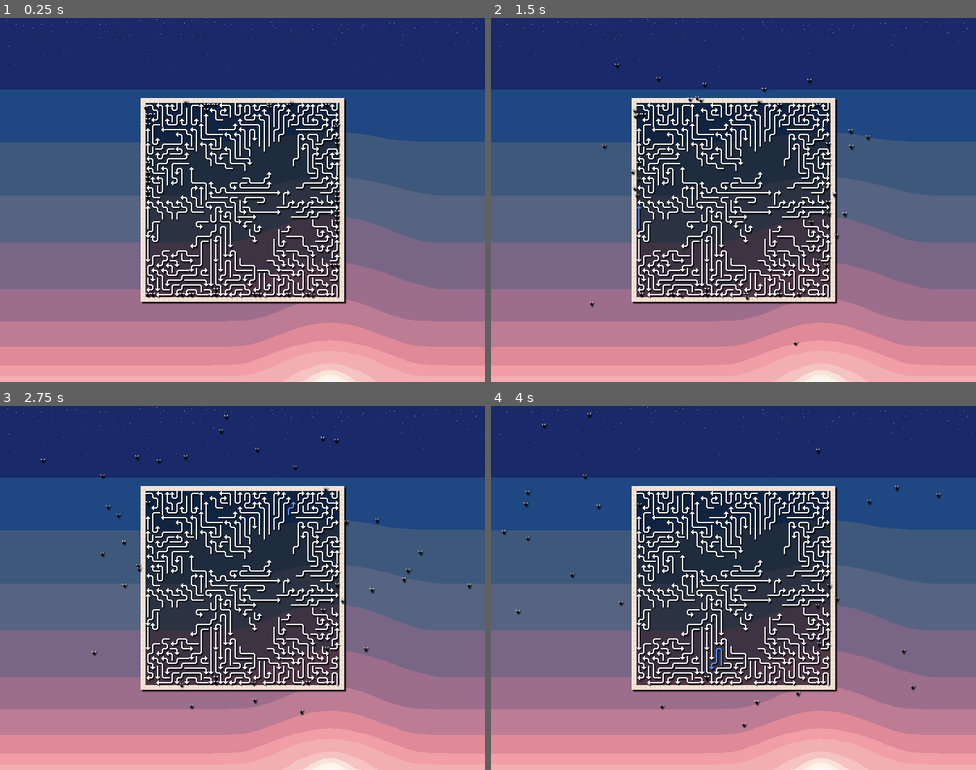
Above: before the commit, frames 1-4 (two rows, left to right).
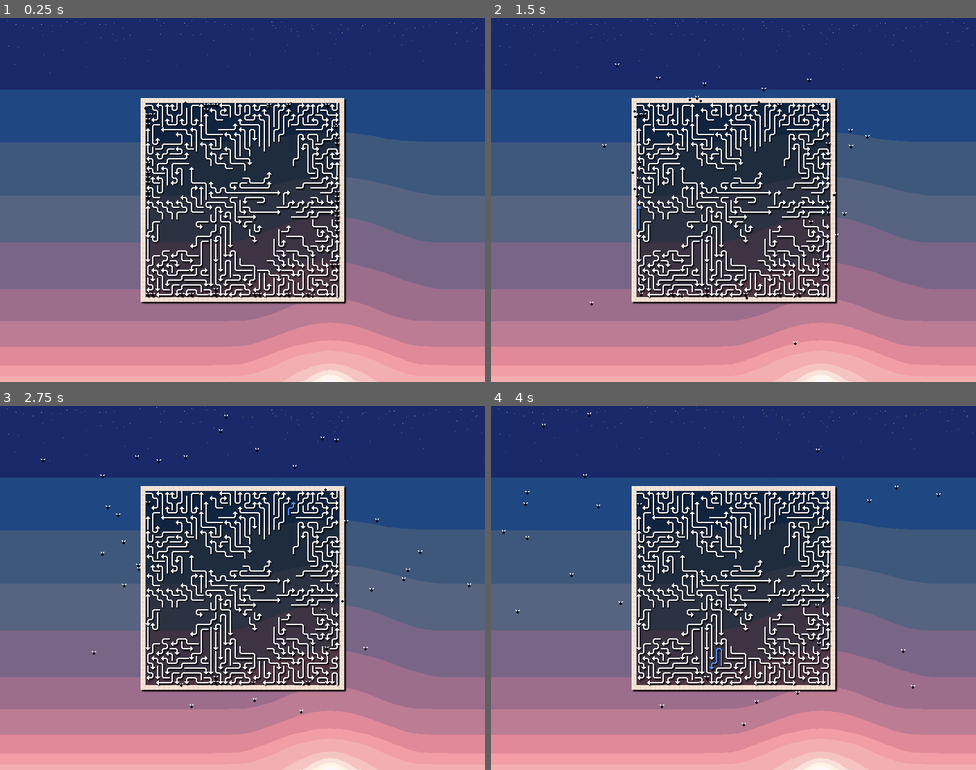
Above: after the commit, the same moments.

Repository: paulguy/arrow-game
Game: Godot game, scene res://game.tscn
Same seed, same stepped clock (60 frames per second), same inputs: the game is played once before the commit and once after it.
Inputs (mouse positions are in pixels of both pictures, inside the frame that each line leads up to):
- Up to frame 1 (0.25 s): no input
- Up to frame 2 (1.5 s): move the mouse to (840, 181) at 0.52 s; click (840, 181) at 0.67 s; move the mouse to (636, 218) at 1.27 s; click (636, 218) at 1.42 s
- Up to frame 3 (2.75 s): move the mouse to (291, 507) at 2.02 s; click (291, 507) at 2.17 s
- Up to frame 4 (4 s): move the mouse to (709, 660) at 2.77 s; click (709, 660) at 2.92 s; move the mouse to (879, 642) at 3.52 s; click (879, 642) at 3.67 s

The runs differ from the first frame. In frame 1, less than 0.1% of the frame differs, in the area x 29-71%, y 22-78%; in frame 2, 0.3%; in frame 3, 0.3%, in the area x 8-98%, y 2-85%; in frame 4, 0.2%.

Commit message:
Separate flies from arrow viewport.
Makes it so the flies look more like they're flying away.

Diff:
--- a/ArrowView.gd
+++ b/ArrowView.gd
@@ -2,7 +2,8 @@
 
 const FLY_CHANCE : float = 0.01
 
-@onready var tile_map : TileMapLayer = $"ArrowTileMap"
+@onready var tile_map : TileMapLayer = $"SubViewport/ArrowTileMap"
+@onready var coll_tile_map : TileMapLayer = $"Arrow Collision TileMap"
 var fly_res : Resource = preload("res://fly.tscn")
 
 var arrow_map : ArrowMap
@@ -12,13 +13,19 @@
 var offscreen_snake : Snake = null
 var offscreen_overhang : int
 var astar : AStarGrid2D
+var tile_size : Vector2i
+
+func _ready():
+	tile_size = tile_map.tile_set.tile_size
 
 func make_map(size : Vector2i):
-	position = (get_viewport_rect().end - Vector2(size * tile_map.tile_set.tile_size)) / 2.0
+	position = (get_viewport_rect().end - Vector2(size * tile_size)) / 2.0
+	tile_map.position = position
 	if arrow_map != null:
 		arrow_map.free()
 	arrow_map = ArrowMap.new(size, 3, 10)
 	arrow_map.apply_map_full(tile_map)
+	arrow_map.apply_map_full(coll_tile_map)
 
 	astar = AStarGrid2D.new()
 	#astar.cell_size = Vector2.ONE
@@ -34,15 +41,19 @@
 
 func set_snake_column(snake : Snake, column : int):
 	var pos : Vector2i = snake.pos
-	tile_map.set_cell(pos, 0, Vector2i(column, tile_map.get_cell_atlas_coords(pos).y))
+	var y : int = tile_map.get_cell_atlas_coords(pos).y
+	tile_map.set_cell(pos, 0, Vector2i(column, y))
+	coll_tile_map.set_cell(pos, 0, Vector2i(column, y))
 	for towards in snake.nextTowards:
 		pos += ArrowMap.UPDATE_POS[towards]
-		tile_map.set_cell(pos, 0, Vector2i(column, tile_map.get_cell_atlas_coords(pos).y))
+		y = tile_map.get_cell_atlas_coords(pos).y
+		tile_map.set_cell(pos, 0, Vector2i(column, y))
+		coll_tile_map.set_cell(pos, 0, Vector2i(column, y))
 
 func click_snake(pos : Vector2):
 	if active_snake == null and \
 	   offscreen_snake == null:
-		var snake_idx : int = arrow_map.select_snake(pos / Vector2(tile_map.tile_set.tile_size))
+		var snake_idx : int = arrow_map.select_snake(pos / Vector2(tile_size))
 		if snake_idx >= 0:
 			if snake_idx == last_snake:
 				# starting
@@ -80,6 +91,7 @@
 	# mark space empty
 	arrow_map.occupied_by[arrow_map.size.x * from.y + from.x] = -1
 	tile_map.erase_cell(from)
+	coll_tile_map.erase_cell(from)
 
 func pop_random_free_fly(astar : AStarGrid2D) -> Array[Vector2i]:
 	# select within borders, astar grid is from -1,-1 to size+2, size+2
@@ -98,9 +110,9 @@
 func make_fly(flypath : Array[Vector2i]):
 	var fly : RigidBody2D = fly_res.instantiate()
 	fly.path = flypath
-	fly.region = Rect2(tile_map.tile_set.tile_size, (arrow_map.size - Vector2i.ONE) * tile_map.tile_set.tile_size)
-	fly.cell_size = tile_map.tile_set.tile_size
-	fly.position = Vector2(flypath[0] * tile_map.tile_set.tile_size)
+	fly.region = Rect2(tile_size, (arrow_map.size - Vector2i.ONE) * tile_size)
+	fly.cell_size = tile_size
+	fly.position = Vector2(flypath[0] * tile_size)
 	add_child(fly)
 
 func _physics_process(_delta : float):
@@ -146,37 +158,40 @@
 			   pos == arrow_map.snakes[active_index].get_tail_pos():
 				# moving
 				arrow_map.move_snake_both(active_index, active_snake.headTowards, tile_map)
+				arrow_map.apply_snake_both(active_index, coll_tile_map)
 			else:
 				# hit snake
 				arrow_map.delete_snake_both(active_index, tile_map)
+				arrow_map.delete_snake_both(active_index, coll_tile_map)
 				# restore original snake
 				arrow_map.snakes[active_index] = active_snake
 				arrow_map.apply_snake_both(active_index, tile_map)
+				arrow_map.apply_snake_both(active_index, coll_tile_map)
 				active_snake = null
 				active_index = -1
 
 	if offscreen_snake != null:
 		# snake moving out of the map
 		if (offscreen_snake.headTowards == SIDE_LEFT and \
-		   (offscreen_snake.pos.x + offscreen_overhang) * tile_map.tile_set.tile_size.x + global_position.x < 0) or \
+		   (offscreen_snake.pos.x + offscreen_overhang) * tile_size.x + global_position.x < 0) or \
 		   (offscreen_snake.headTowards == SIDE_RIGHT and \
-		   (offscreen_snake.pos.x - offscreen_overhang) * tile_map.tile_set.tile_size.x + global_position.x > get_viewport_rect().end.x) or \
+		   (offscreen_snake.pos.x - offscreen_overhang) * tile_size.x + global_position.x > get_viewport_rect().end.x) or \
 		   (offscreen_snake.headTowards == SIDE_TOP and \
-		   (offscreen_snake.pos.y + offscreen_overhang) * tile_map.tile_set.tile_size.y + global_position.y < 0) or \
+		   (offscreen_snake.pos.y + offscreen_overhang) * tile_size.y + global_position.y < 0) or \
 		   (offscreen_snake.headTowards == SIDE_BOTTOM and \
-		   (offscreen_snake.pos.y - offscreen_overhang) * tile_map.tile_set.tile_size.y + global_position.y > get_viewport_rect().end.y):
+		   (offscreen_snake.pos.y - offscreen_overhang) * tile_size.y + global_position.y > get_viewport_rect().end.y):
 			# went offscreen
 			arrow_map.snakes.append(offscreen_snake)
 			arrow_map.delete_snake_tilemap(len(arrow_map.snakes) - 1, tile_map)
+			arrow_map.delete_snake_tilemap(len(arrow_map.snakes) - 1, coll_tile_map)
 			arrow_map.snakes.pop_back()
 			offscreen_snake.free()
 			offscreen_snake = null
 		else:
 			arrow_map.snakes.append(offscreen_snake)
 			arrow_map.move_snake_tilemap(len(arrow_map.snakes) - 1, offscreen_snake.headTowards, tile_map)
+			arrow_map.apply_snake_tilemap(len(arrow_map.snakes) - 1, coll_tile_map)
 			arrow_map.snakes.pop_back()
 
-	tile_map.notify_runtime_tile_data_update()
-
-func get_tile_size() -> Vector2i:
-	return tile_map.tile_set.tile_size
+func get_viewport_texture() -> ViewportTexture:
+	return $SubViewport.get_texture()
--- a/ArrowView.tscn
+++ b/ArrowView.tscn
@@ -6,5 +6,16 @@
 [node name="ArrowView" type="Node2D" unique_id=396112226]
 script = ExtResource("1_shend")
 
-[node name="ArrowTileMap" type="TileMapLayer" parent="." unique_id=558277805]
+[node name="SubViewport" type="SubViewport" parent="." unique_id=687785381]
+disable_3d = true
+transparent_bg = true
+handle_input_locally = false
+size = Vector2i(800, 600)
+
+[node name="ArrowTileMap" type="TileMapLayer" parent="SubViewport" unique_id=558277805]
 tile_set = ExtResource("2_shend")
+collision_enabled = false
+
+[node name="Arrow Collision TileMap" type="TileMapLayer" parent="." unique_id=1710375525]
+visible = false
+tile_set = ExtResource("2_shend")
--- a/game.gd
+++ b/game.gd
@@ -30,13 +30,13 @@
 const BORDER_SHADOW_R : Vector2i = Vector2i(1, 1)
 const BORDER_SHADOW_R_ALT : int = 1
 
-@onready var arrow_view : Node2D = $"ArrowViewport/ArrowView"
+@onready var arrow_view : Node2D = $"ArrowView"
 @onready var border : TileMapLayer = $"Border"
 @onready var field_bg : Polygon2D = $"Border/Field Background"
 
 func setup_map(size : Vector2i):
 	var tile_size : Vector2 = Vector2(border.tile_set.tile_size)
-	border.position = (get_viewport_rect().end - Vector2(size * arrow_view.get_tile_size())) / 2.0 - tile_size
+	border.position = (get_viewport_rect().end - (Vector2(size) * tile_size)) / 2.0 - tile_size
 	border.set_cell(Vector2i(0, 0), 0, BORDER_TL, BORDER_TL_ALT)
 	border.set_cell(Vector2i(size.x + 1, 0), 0, BORDER_TR, BORDER_TR_ALT)
 	border.set_cell(Vector2i(0, size.y + 1), 0, BORDER_BL, BORDER_BL_ALT)
@@ -64,6 +64,9 @@
 	arrow_view.make_map(size)
 
 func _ready():
+	var viewport_texture : ViewportTexture = arrow_view.get_viewport_texture()
+	$"Arrow Viewport Blur".texture = viewport_texture
+	$"Arrow Viewport View".texture = viewport_texture
 	setup_map(DEFAULT_SIZE)
 
 func _input(e : InputEvent):
--- a/game.tscn
+++ b/game.tscn
@@ -41,18 +41,8 @@
 [sub_resource type="ShaderMaterial" id="ShaderMaterial_o8fo8"]
 shader = ExtResource("5_7jktm")
 
-[sub_resource type="ViewportTexture" id="ViewportTexture_o8fo8"]
-viewport_path = NodePath("ArrowViewport")
-
 [node name="Game" type="Node2D" unique_id=314868065]
 script = ExtResource("1_fc0e3")
-
-[node name="ArrowViewport" type="SubViewport" parent="." unique_id=1079277244]
-disable_3d = true
-transparent_bg = true
-size = Vector2i(800, 600)
-
-[node name="ArrowView" parent="ArrowViewport" unique_id=396112226 instance=ExtResource("1_80nbo")]
 
 [node name="Background" type="Sprite2D" parent="." unique_id=156453144]
 texture = ExtResource("2_e2o6t")
@@ -64,14 +54,14 @@
 [node name="Field Background" type="Polygon2D" parent="Border" unique_id=49738478]
 color = Color(0, 0, 0, 0.49803922)
 
+[node name="ArrowView" parent="." unique_id=396112226 instance=ExtResource("1_80nbo")]
+
 [node name="Arrow Viewport Blur" type="Polygon2D" parent="." unique_id=80406106]
 material = SubResource("ShaderMaterial_o8fo8")
 position = Vector2(2, 2)
-texture = SubResource("ViewportTexture_o8fo8")
 polygon = PackedVector2Array(0, 0, 800, 0, 800, 600, 0, 600)
 uv = PackedVector2Array(0, 0, 800, 0, 800, 600, 0, 600)
 
 [node name="Arrow Viewport View" type="Polygon2D" parent="." unique_id=2075876877]
-texture = SubResource("ViewportTexture_o8fo8")
 polygon = PackedVector2Array(0, 0, 800, 0, 800, 600, 0, 600)
 uv = PackedVector2Array(0, 0, 800, 0, 800, 600, 0, 600)
